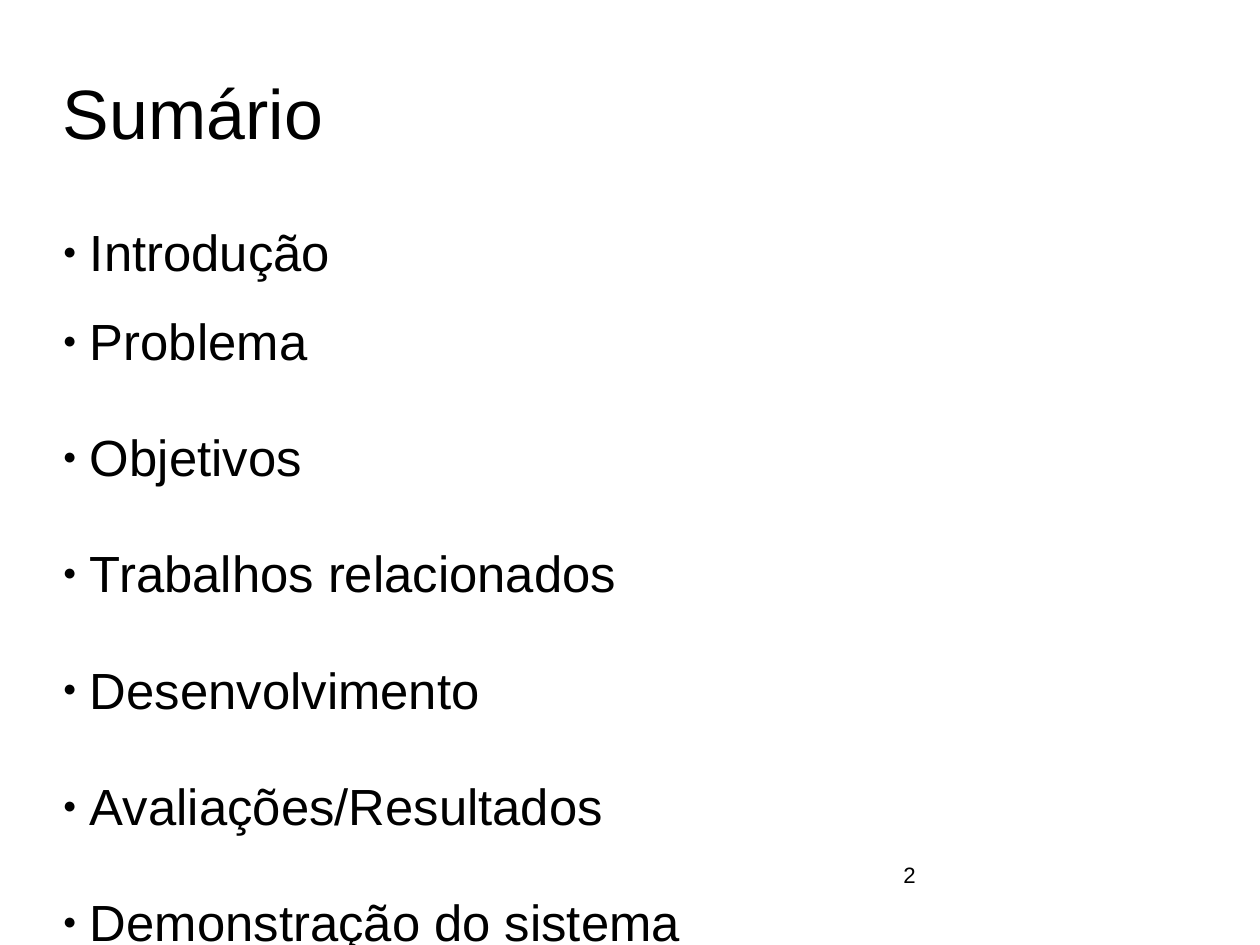
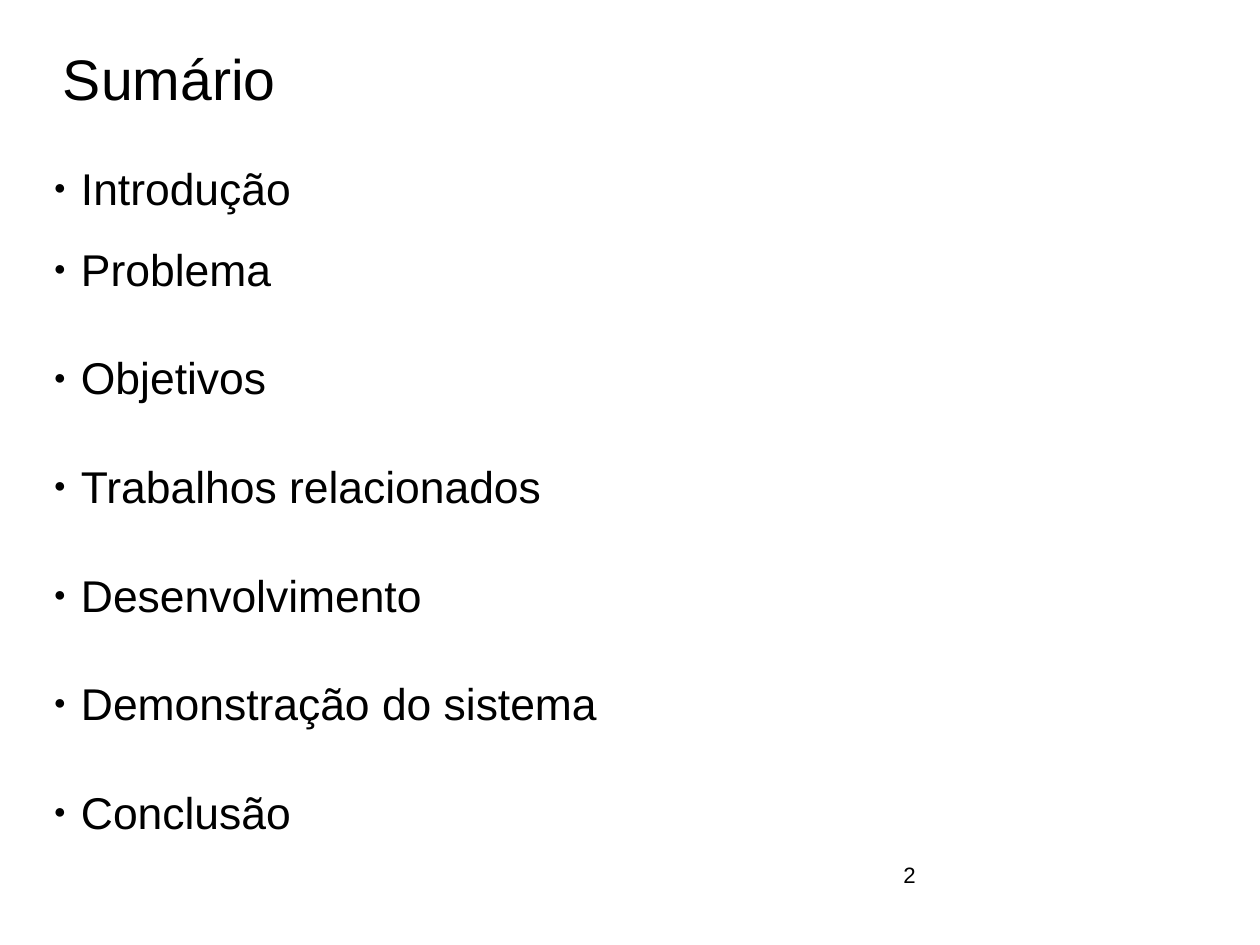
Before and after one commit to ftomasini/smdb, a slide deck: slide 2 of Documentos/FTOMASINI/FINAL/APRESENTACAO.odp. Drawn at 1260x945 pixels with LibreOffice and Linux fonts; fonts in the diff are those of the drawing; background and template pictures are left out. Boxes give left, top, right and bottom in pixels: in the first picture for what was removed or moved away, otherwise in the second. Text is boxed around its words. In the diff, an @@ line names an element or a change of style, - is before the commit and + after.

```diff
--- a/Documentos/FTOMASINI/FINAL/APRESENTACAO.odp
+++ b/Documentos/FTOMASINI/FINAL/APRESENTACAO.odp
@@ title "Sumário" at bbox=[63, 58, 276, 101]: size 44 to 36 pt @@
@@ subtitle "Introdução": place and size @@
-subtitle "Introdução" at bbox=[90, 234, 680, 945]
+subtitle "Introdução" at bbox=[81, 172, 597, 730]
@@ subtitle "Introdução" at bbox=[81, 172, 597, 730]: size 32 to 28 pt @@
@@ subtitle at bbox=[90, 788, 603, 835]: paragraph removed @@
-● Avaliações/Resultados
```
Also in this commit, not shown: 12 other slides changed, 12 slides added, 12 slides removed, 3 other files.
